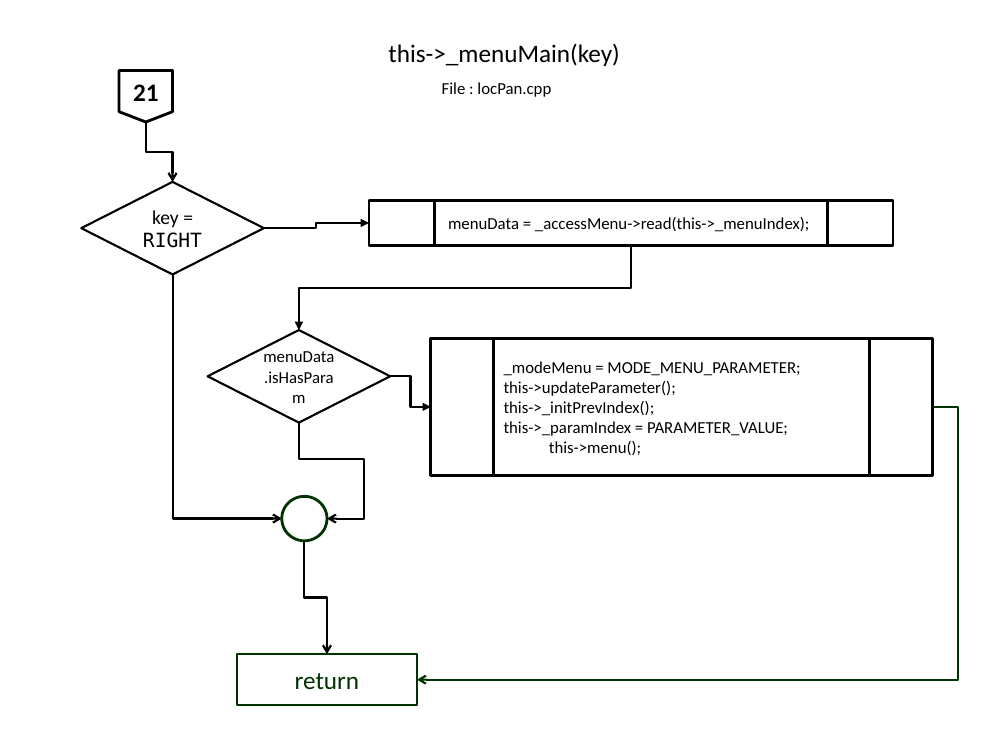
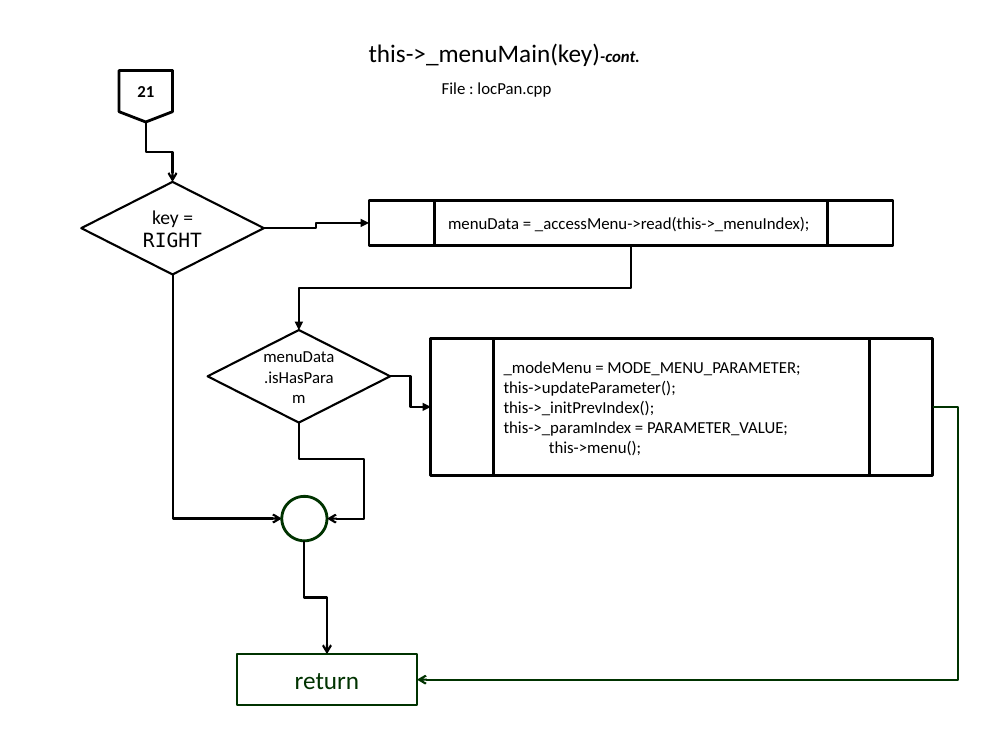
Before and after one commit to slametsampon/WFPS, a slide deck: slide 16 of resources/WFPS.pptx (slide 17 before the commit). Drawn at 1008x756 pixels with LibreOffice and Linux fonts; fonts in the diff are those of the drawing; background and template pictures are left out. Boxes give left, top, right and bottom in pixels: in the first picture for what was removed or moved away, otherwise in the second. Text is boxed around its words. In the diff, an @@ line names an element or a change of style, - is before the commit and + after.

Commit message:
update flowchart menuChangeParameter

```diff
--- a/resources/WFPS.pptx
+++ b/resources/WFPS.pptx
@@ title at <box>369,43,640,66</box>: text changed @@
-this->_menuMain(key)
+this->_menuMain(key)-cont.
@@ flow chart offpage connector "21" at <box>119,71,172,122</box>: size 18 to 12 pt @@
```
Also in this commit, not shown: 16 other slides changed, 3 slides added, 1 slide removed.
